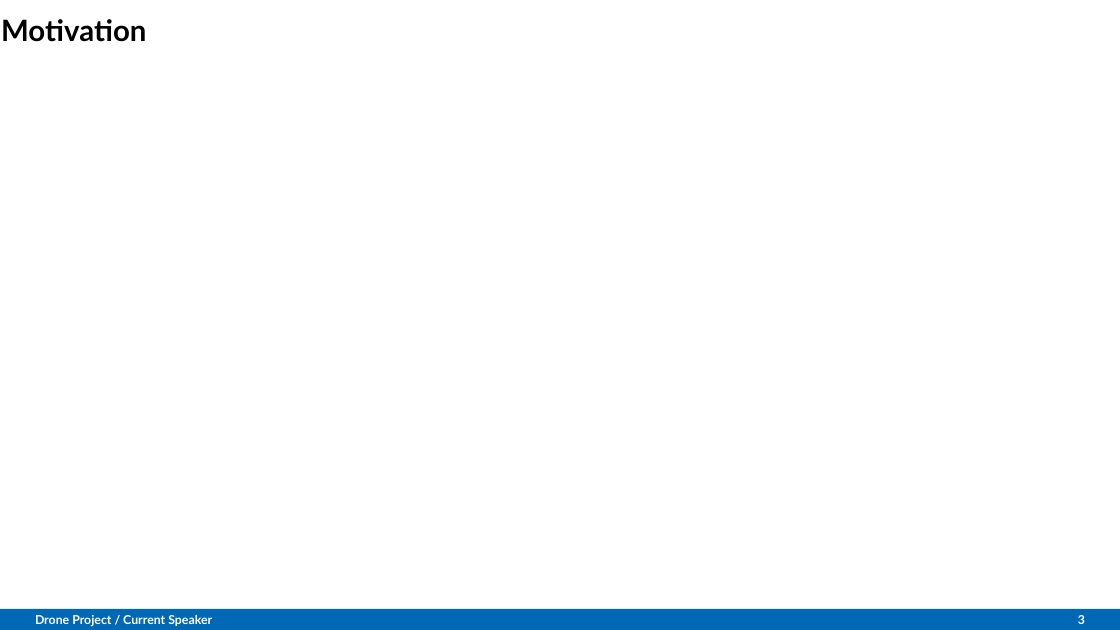
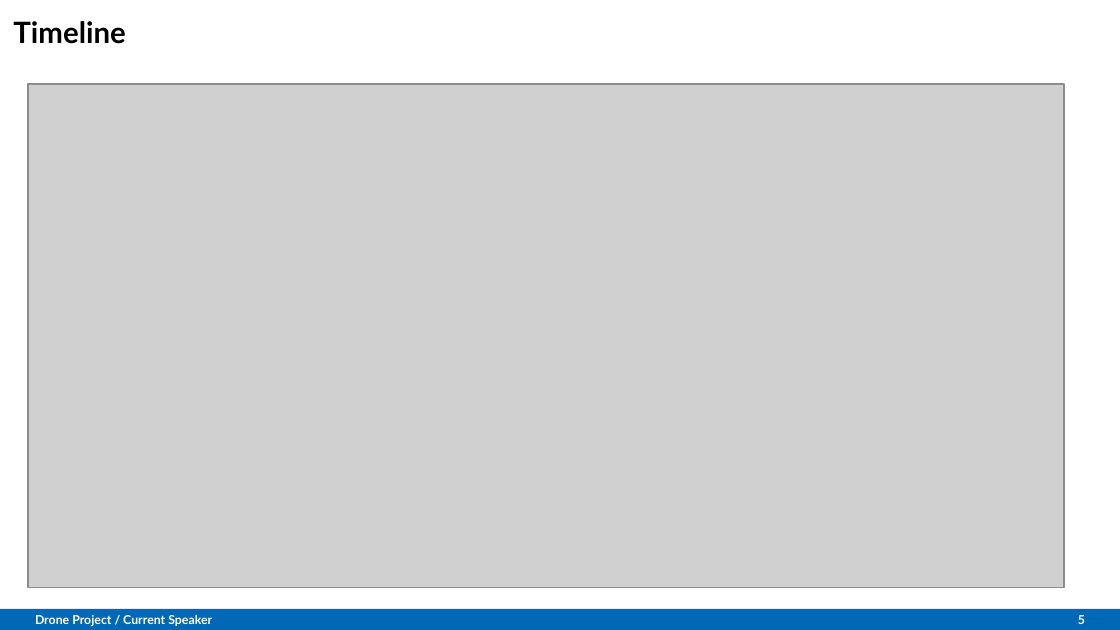
Before and after one commit to Belvin7/Drone_Project_personal-, a slide deck: slide 5 of AMS_Intermediate_Presentation.odp (slide 3 before the commit). Drawn at 1120x630 pixels with LibreOffice and Linux fonts; fonts in the diff are those of the drawing; grey boxes stand for pictures; background and template pictures are left out. Boxes give left, top, right and bottom in pixels: in the first picture for what was removed or moved away, otherwise in the second. Text is boxed around its words. In the diff, an @@ line names an element or a change of style, - is before the commit and + after.

```diff
--- a/AMS_Intermediate_Presentation.odp
+++ b/AMS_Intermediate_Presentation.odp
@@ title at bbox=[13, 21, 125, 44]: text changed @@
-Motivation
+Timeline
@@ picture added at bbox=[28, 84, 1064, 588] @@
@@ page number at bbox=[1078, 615, 1085, 624]: text changed @@
-3
+5
```
Also in this commit, not shown: 1 slide added, 2 slides removed, 1 other file.
